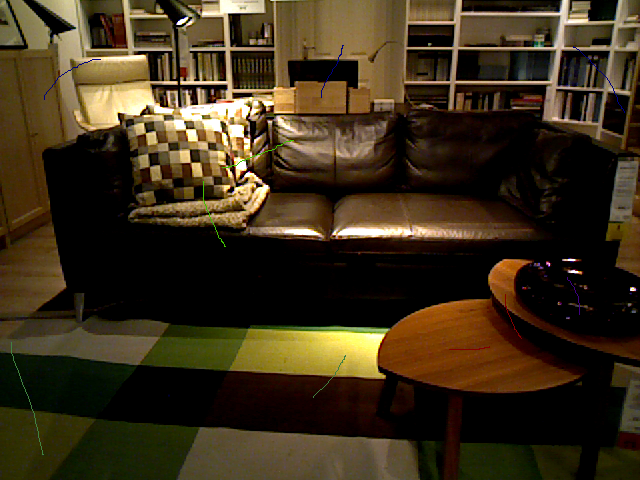
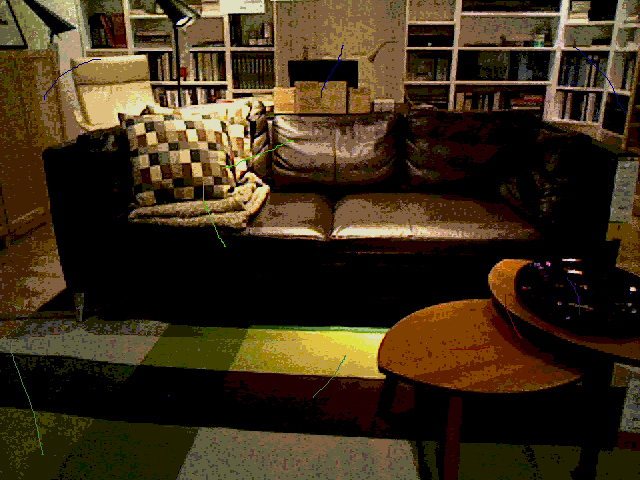
Two versions of the same layered image (640x480). Layer-by-layer changes:
painted on "61_LivingLow.png" over [0, 0, 640, 480]
